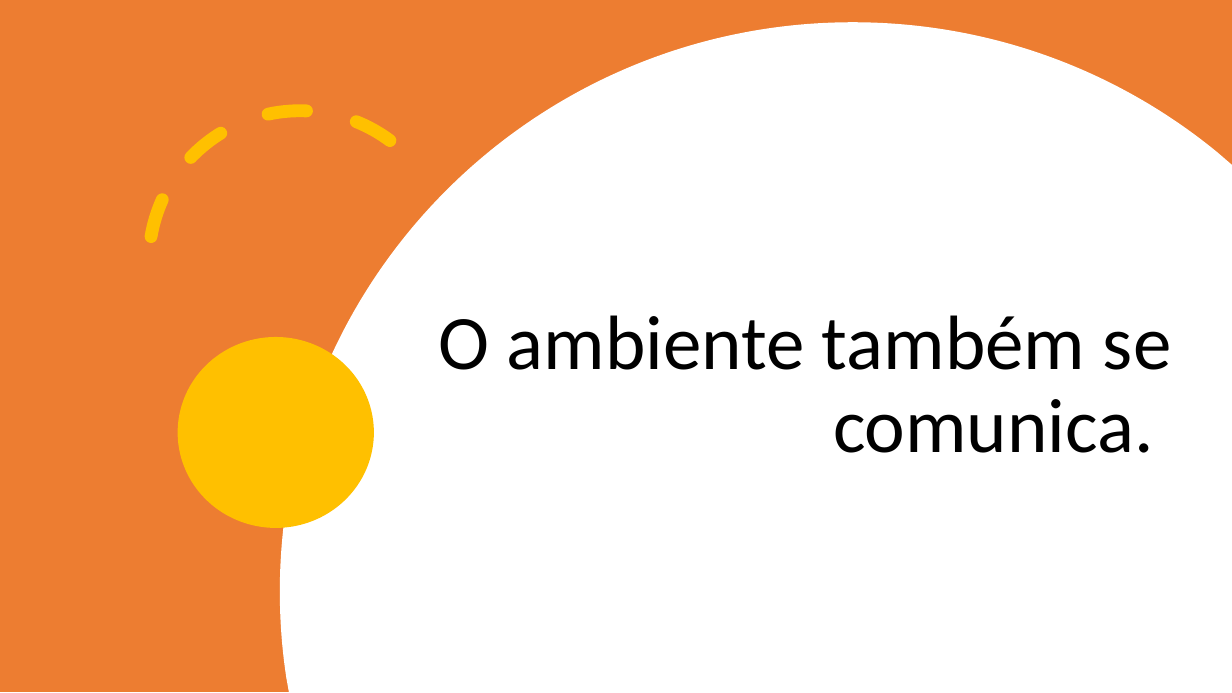
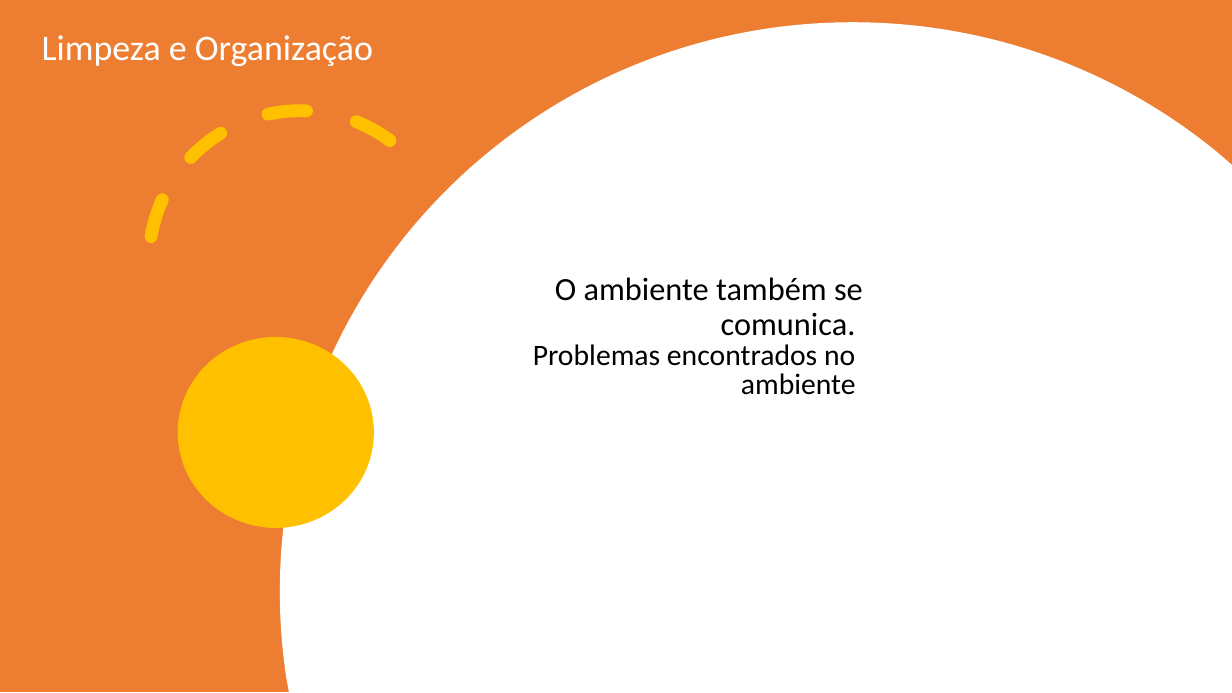
Before and after one commit to julialima1999/Limpeza_organiza-o, a slide deck: slide 3 of Apresentação/Limpeza e Organização.pptx. Drawn at 1232x693 pixels with LibreOffice and Linux fonts; fonts in the diff are those of the drawing. Boxes give left, top, right and bottom in pixels: in the first picture for what was removed or moved away, otherwise in the second. Text is boxed around its words. In the diff, an @@ line names an element or a change of style, - is before the commit and + after.

```diff
--- a/Apresentação/Limpeza e Organização.pptx
+++ b/Apresentação/Limpeza e Organização.pptx
@@ text added at (42, 35, 373, 66), 28 pt, text #FFFFFF @@
+Limpeza e Organização
@@ title "O ambiente também se comunica.": place and size @@
-title "O ambiente também se comunica." at (438, 315, 1171, 453)
+title "O ambiente também se comunica." at (555, 277, 863, 336)
@@ title "O ambiente também se comunica." at (555, 277, 863, 336): size 60 to 25.2 pt @@
@@ text added at (533, 344, 856, 395), 23.1 pt, text #000000 @@
+Problemas encontrados no ambiente
```
Also in this commit, not shown: 4 slides added, 7 slides removed.
